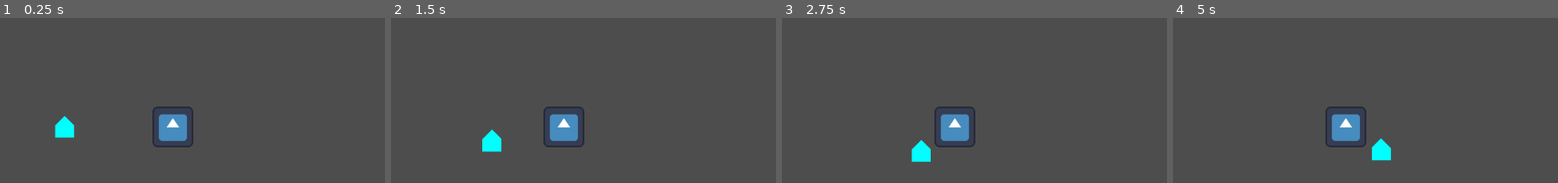
Above: before the commit, frames 1-4 (left to right).
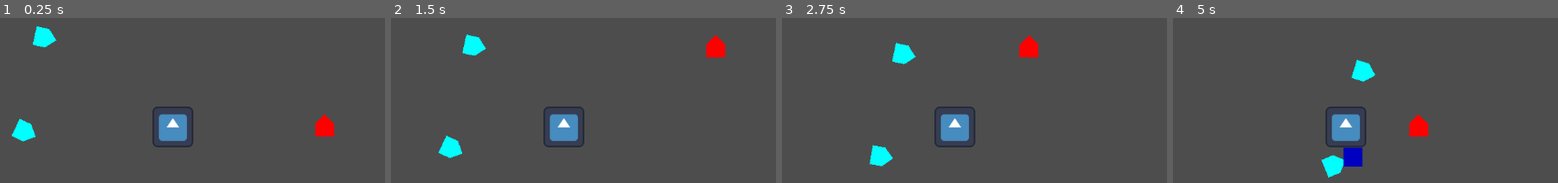
Above: after the commit, the same moments.

Repository: maurice-borys/BathGameJam2025
Game: Godot game, scene res://Jericho Area No Touchy/Playground.tscn
Two runs of this game, one before a commit and one after it. Both use one fixed random seed, a clock stepped at 60 frames per second and the inputs below. After the commit the project has no main scene; this scene is started directly in both runs. The engine's default icon, where the game draws it, is replaced by a stand-in: a white triangle on a blue panel in a dark square.
Inputs (mouse positions are in pixels of both pictures, inside the frame that each line leads up to):
- Up to frame 1 (0.25 s): no input
- Up to frame 2 (1.5 s): move the mouse to (outside the picture) at 0.52 s; hold W 0.53-1.25 s; right-click (outside the picture) at 0.6 s; click (outside the picture) at 0.67 s; drag from (outside the picture) to (outside the picture) at 1.27 s
- Up to frame 3 (2.75 s): move the mouse to (outside the picture) at 2.02 s; hold A from 2.03 s (still down); right-click (outside the picture) at 2.1 s; click (outside the picture) at 2.17 s
- Up to frame 4 (5 s): release A at 2.75 s; drag from (1380, 126) to (outside the picture) at 2.77 s; move the mouse to (1238, 24) at 3.52 s; hold S 3.53-4.25 s; hold Ctrl 3.53-4.25 s; click (1238, 24) at 3.67 s; right-click (1238, 24) at 3.8 s; drag from (1507, 107) to (1238, 24) at 4.27 s

The runs differ from the first frame. In frame 1, 2.2% of the frame differs, in the area x 2-87%, y 4-76%; in frame 2, 2.2%; in frame 3, 2.2%; in frame 4, 2.7%, in the area x 38-67%, y 25-97%.

Commit message:
Changes

Diff:
--- a/jamjourney/GlobalModules/health_module.gd
+++ b/jamjourney/GlobalModules/health_module.gd
@@ -1,4 +1,5 @@
 extends Node2D
+class_name Health
 
 @export var maxHealth : float
 
--- /dev/null
+++ b/jamjourney/Jericho Area No Touchy/HeroAttack.tscn
@@ -0,0 +1,6 @@
+[gd_scene load_steps=2 format=3 uid="uid://bkanptabd703b"]
+
+[ext_resource type="Script" uid="uid://dbln55bsc1rcd" path="res://Jericho Area No Touchy/Scripts/heroAttack.gd" id="1_p2h3d"]
+
+[node name="HeroAttack" type="Node2D"]
+script = ExtResource("1_p2h3d")
--- /dev/null
+++ b/jamjourney/Jericho Area No Touchy/PiercingSpell.tscn
@@ -0,0 +1,21 @@
+[gd_scene load_steps=3 format=3 uid="uid://bptot8lfc04y2"]
+
+[ext_resource type="Script" uid="uid://dxyvnyaydkmef" path="res://Jericho Area No Touchy/Scripts/PiercingSpell.gd" id="1_6bbt5"]
+
+[sub_resource type="RectangleShape2D" id="RectangleShape2D_4xjm6"]
+size = Vector2(6, 6)
+
+[node name="PiercingSpell" type="Area2D"]
+collision_mask = 2
+script = ExtResource("1_6bbt5")
+
+[node name="Polygon2D" type="Polygon2D" parent="."]
+scale = Vector2(3, 3)
+color = Color(2.4065375e-06, 0, 0.75384223, 1)
+polygon = PackedVector2Array(-1, -1, 1, -1, 1, 1, -1, 1)
+
+[node name="CollisionShape2D" type="CollisionShape2D" parent="."]
+shape = SubResource("RectangleShape2D_4xjm6")
+
+[node name="Timer" type="Timer" parent="."]
+one_shot = true
--- a/jamjourney/Jericho Area No Touchy/Playground.tscn
+++ b/jamjourney/Jericho Area No Touchy/Playground.tscn
@@ -1,10 +1,9 @@
-[gd_scene load_steps=6 format=3 uid="uid://cy62273hng4qf"]
+[gd_scene load_steps=9 format=3 uid="uid://cy62273hng4qf"]
 
-[ext_resource type="Script" uid="uid://bbhhejwo3j7ed" path="res://Jericho Area No Touchy/Scripts/character_body_2d.gd" id="1_j8atl"]
+[ext_resource type="PackedScene" uid="uid://14q8x5lk82hm" path="res://Jericho Area No Touchy/fighter.tscn" id="1_rjgpw"]
 [ext_resource type="Texture2D" uid="uid://bvxbe0wqihhwo" path="res://Sprites/icon.svg" id="2_gbv5x"]
-
-[sub_resource type="CircleShape2D" id="CircleShape2D_gbv5x"]
-radius = 3.0
+[ext_resource type="PackedScene" uid="uid://dixjgii5h8mg6" path="res://Jericho Area No Touchy/mage.tscn" id="2_rjgpw"]
+[ext_resource type="PackedScene" uid="uid://udq0r6fp3mgm" path="res://GlobalModules/HealthModule.tscn" id="3_wnsvo"]
 
 [sub_resource type="NavigationPolygon" id="NavigationPolygon_gbv5x"]
 vertices = PackedVector2Array(16, 16, 96.89844, 50.9375, -96.82031, 50.039063, -16, 16, 86.97656, -45, 16, -16, -95.171875, -45, -16, -16)
@@ -14,22 +13,44 @@
 [sub_resource type="RectangleShape2D" id="RectangleShape2D_wnsvo"]
 size = Vector2(12, 12)
 
+[sub_resource type="GDScript" id="GDScript_od5hr"]
+script/source = "extends CharacterBody2D
+
+@onready var healthModule : Health = $HealthModule
+
+@export var maxHealth = 100
+@export var speed = 35
+
+func _ready() -> void:
+	healthModule.maxHealth = maxHealth
+	healthModule.health = maxHealth
+	healthModule.healthChanged.connect(healthChanged)
+
+func _physics_process(delta: float) -> void:
+	var hori = 0
+	var vert = 0
+
+	if Input.is_key_pressed(KEY_W):
+		vert = -1
+	elif Input.is_key_pressed(KEY_S):
+		vert = 1
+
+	if Input.is_key_pressed(KEY_A):
+		hori = -1
+	elif Input.is_key_pressed(KEY_D):
+		hori = 1
+
+	velocity = Vector2(hori,vert).normalized() * speed
+	move_and_slide()
+
+func healthChanged(old, new):
+	print(\"Health changed to \" + str(new))
+"
+
+[sub_resource type="CircleShape2D" id="CircleShape2D_4xjm6"]
+radius = 3.0
+
 [node name="Node2D" type="Node2D"]
-
-[node name="CharacterBody2D" type="CharacterBody2D" parent="."]
-position = Vector2(-36, 0)
-script = ExtResource("1_j8atl")
-
-[node name="Polygon2D" type="Polygon2D" parent="CharacterBody2D"]
-color = Color(0, 1, 1, 1)
-polygon = PackedVector2Array(-2, 2, 3, 2, 3, -2, 0, -5, -3, -2, -3, 2)
-
-[node name="CollisionShape2D" type="CollisionShape2D" parent="CharacterBody2D"]
-position = Vector2(0, -1)
-shape = SubResource("CircleShape2D_gbv5x")
-
-[node name="NavigationAgent2D" type="NavigationAgent2D" parent="CharacterBody2D"]
-radius = 5.0
 
 [node name="Camera2D" type="Camera2D" parent="."]
 zoom = Vector2(5, 5)
@@ -45,3 +66,32 @@
 [node name="Sprite2D" type="Sprite2D" parent="NavigationRegion2D/StaticBody2D"]
 scale = Vector2(0.1, 0.1)
 texture = ExtResource("2_gbv5x")
+
+[node name="testTarget" type="Node2D" parent="."]
+position = Vector2(63, 0)
+
+[node name="Mage" parent="." node_paths=PackedStringArray("target", "testEnemy") instance=ExtResource("2_rjgpw")]
+position = Vector2(-50, 0)
+target = NodePath("../testTarget")
+testEnemy = NodePath("../TestEnemy")
+
+[node name="TestEnemy" type="CharacterBody2D" parent="."]
+position = Vector2(48, 1)
+collision_layer = 2
+script = SubResource("GDScript_od5hr")
+
+[node name="Polygon2D" type="Polygon2D" parent="TestEnemy"]
+color = Color(1, 0, 0, 1)
+polygon = PackedVector2Array(-2, 2, 3, 2, 3, -2, 0, -5, -3, -2, -3, 2)
+
+[node name="CollisionShape2D" type="CollisionShape2D" parent="TestEnemy"]
+position = Vector2(0, -1)
+shape = SubResource("CircleShape2D_4xjm6")
+
+[node name="HealthModule" parent="TestEnemy" instance=ExtResource("3_wnsvo")]
+
+[node name="Fighter" parent="." node_paths=PackedStringArray("target", "testEnemy") instance=ExtResource("1_rjgpw")]
+position = Vector2(-44, -29)
+target = NodePath("../testTarget")
+testEnemy = NodePath("../TestEnemy")
+range = 15.0
--- /dev/null
+++ b/jamjourney/Jericho Area No Touchy/Scripts/PiercingSpell.gd
@@ -0,0 +1,27 @@
+extends Area2D
+class_name PiercingSpell
+
+@onready var timer = $Timer
+
+var direction
+
+@export var speed = 30
+@export var lifeSpan = 2
+@export var damage = 25
+
+# Called when the node enters the scene tree for the first time.
+func _ready() -> void:
+	self.body_entered.connect(entered)
+
+	timer.wait_time = lifeSpan
+	timer.start()
+	timer.timeout.connect(limitDepleted)
+
+func _process(delta: float) -> void:
+	position += direction * speed * delta
+
+func entered(body : Node2D) -> void:
+	Health.findHealthModule(body).dealDamage(damage)
+
+func limitDepleted() -> void:
+	queue_free()
--- /dev/null
+++ b/jamjourney/Jericho Area No Touchy/Scripts/attackModuleHero.gd
@@ -0,0 +1,6 @@
+extends Node2D
+
+@export var damage = 10
+
+func attack(moveType : String):
+	print("Attack")
--- /dev/null
+++ b/jamjourney/Jericho Area No Touchy/Scripts/fighterController.gd
@@ -0,0 +1,102 @@
+extends CharacterBody2D
+
+@export var target : Node2D
+var closestEnemy : Node2D
+var inRange : Array[Health]
+var inRangeSpecial : Array[Health]
+
+@onready var agent : NavigationAgent2D = $NavigationAgent2D
+@onready var sprite : Node2D = $Polygon2D
+@onready var basicTimer : Timer = $BasicCoolDown
+@onready var specialTimer : Timer = $SpecialCoolDown
+@onready var areaRange : Area2D = $BasicRange
+@onready var areaRangeSpecial : Area2D = $SpecialRange
+@onready var healthModule : Health = $HealthModule
+
+@export var testEnemy : Node2D
+@export var maxHealth = 1000
+@export var speed : float = 10
+@export var range : float = 10
+@export var basicCoolDown : float = 1
+@export var specialCoolDown : float = 3
+@export var damage : float = 10
+@export var damageSpecial : float = 30
+
+func _ready() -> void:
+	areaRange.body_entered.connect(enteredRange)
+	areaRange.body_exited.connect(exitedRange)
+
+	areaRangeSpecial.body_entered.connect(enteredRangeSpecial)
+	areaRangeSpecial.body_exited.connect(exitedRangeSpecial)
+
+	basicTimer.wait_time = basicCoolDown
+	specialTimer.wait_time = specialCoolDown
+
+	healthModule.maxHealth = maxHealth
+	healthModule.health = maxHealth
+	healthModule.healthChanged.connect(healthChanged)
+
+	setClosestEnemy(testEnemy)
+
+func _physics_process(delta: float) -> void:
+	agent.target_position = target.global_position
+
+	if not is_instance_valid(closestEnemy):
+		closestEnemy = null
+
+	if global_position.distance_to(closestEnemy.global_position) < range && closestEnemy != null:
+		rotation = (global_position.direction_to(closestEnemy.position).angle() + PI/2)
+		attack()
+	elif global_position.distance_to(target.global_position) > range:
+		move()
+	else:
+		attack()
+
+func move() -> void:
+	var pathPos = agent.get_next_path_position()
+	var newVelocity = Vector2 (global_position.direction_to(pathPos) * speed)
+	velocity = newVelocity
+	rotation = newVelocity.angle() + PI/2
+
+	move_and_slide()
+
+func attack() -> void:
+	if specialTimer.time_left == 0:
+		specialAttack()
+		specialTimer.start()
+		basicTimer.start()
+	elif basicTimer.time_left == 0:
+		basicAttack()
+		basicTimer.start()
+
+func basicAttack():
+	for body in inRange:
+		body.dealDamage(damage)
+
+func specialAttack():
+	for body in inRangeSpecial:
+		body.dealDamage(damageSpecial)
+
+func enteredRange(body : Node2D):
+	inRange.append(Health.findHealthModule(body))
+
+func exitedRange(body : Node2D):
+	inRange.erase(Health.findHealthModule(body))
+
+func enteredRangeSpecial(body : Node2D):
+	inRangeSpecial.append(Health.findHealthModule(body))
+
+func exitedRangeSpecial(body : Node2D):
+	inRangeSpecial.erase(Health.findHealthModule(body))
+
+func setClosestEnemy(enemy : Node2D) -> void:
+	if closestEnemy == null:
+		closestEnemy = enemy
+		return
+
+	if global_position.distance_to(enemy.global_position) < global_position.distance_to(closestEnemy.global_position):
+		closestEnemy = enemy
+
+func healthChanged(old : float, new : float) -> void:
+	if new <= 0:
+		queue_free()
--- /dev/null
+++ b/jamjourney/Jericho Area No Touchy/Scripts/heroAttack.gd
@@ -0,0 +1,4 @@
+extends Node2D
+
+func atack() -> void:
+	pass
--- /dev/null
+++ b/jamjourney/Jericho Area No Touchy/Scripts/heroController.gd
@@ -0,0 +1,60 @@
+extends CharacterBody2D
+
+var target : Vector2 = Vector2 (40, 0)
+var closestEnemy : Node2D
+
+@onready var agent : NavigationAgent2D = $NavigationAgent2D
+@onready var sprite : Node2D = $Polygon2D
+@onready var basicTimer : Timer = $BasicCoolDown
+@onready var specialTimer : Timer = $SpecialCoolDown
+
+@export var testEnemy : Node2D
+@export var speed : float = 10
+@export var range : float = 0.5
+@export var basicCoolDown : float = 1
+@export var specialCoolDown : float = 3
+@export var damage : float = 10
+func _ready() -> void:
+	agent.target_position = target
+
+	basicTimer.wait_time = basicCoolDown
+	specialTimer.wait_time = specialCoolDown
+
+	setClosestEnemy(testEnemy)
+
+func _physics_process(delta: float) -> void:
+	if not is_instance_valid(closestEnemy):
+		closestEnemy = null
+
+	if global_position.distance_to(closestEnemy.global_position) < range && closestEnemy != null:
+		sprite.rotation = (global_position.direction_to(closestEnemy.position).angle() + PI/2)
+		attack()
+	elif global_position.distance_to(target) > range:
+		move()
+	else:
+		attack()
+
+func move() -> void:
+	var pathPos = agent.get_next_path_position()
+	var newVelocity = Vector2 (global_position.direction_to(pathPos) * speed)
+	velocity = newVelocity
+	sprite.rotation = newVelocity.angle()
+	move_and_slide()
+
+func attack() -> void:
+	if specialTimer.time_left == 0:
+		#Basic attacks and special attacks
+		print("Special Attack")
+		specialTimer.start()
+		basicTimer.start()
+	elif basicTimer.time_left == 0:
+		print("Basic Attack")
+		basicTimer.start()
+
+func setClosestEnemy(enemy : Node2D) -> void:
+	if closestEnemy == null:
+		closestEnemy = enemy
+		return
+
+	if global_position.distance_to(enemy.global_position) < global_position.distance_to(closestEnemy.global_position):
+		closestEnemy = enemy
--- /dev/null
+++ b/jamjourney/Jericho Area No Touchy/Scripts/mageBulletHoming.gd
@@ -0,0 +1,19 @@
+extends Node2D
+class_name HomingSpell
+
+@export var damage : float = 10
+@export var speed : float = 30
+@export var rotationSpeed : float = 0.25
+@export var minDistance : float = 10
+
+var target : Node2D
+var direction : Vector2 = Vector2.RIGHT
+
+func _process(delta: float) -> void:
+	direction = lerp(direction, global_position.direction_to(target.global_position), rotationSpeed * delta)
+	position += direction * speed * delta
+
+	if global_position.distance_to(target.global_position) < minDistance:
+		var healthMoule : Health = Health.findHealthModule(target)
+		healthMoule.dealDamage(damage)
+		queue_free()
--- /dev/null
+++ b/jamjourney/Jericho Area No Touchy/Scripts/mageController.gd
@@ -0,0 +1,90 @@
+extends CharacterBody2D
+
+@export var target : Node2D
+var closestEnemy : Node2D
+
+@onready var agent : NavigationAgent2D = $NavigationAgent2D
+@onready var sprite : Node2D = $Polygon2D
+@onready var basicTimer : Timer = $BasicCoolDown
+@onready var specialTimer : Timer = $SpecialCoolDown
+@onready var healthModule : Health = $HealthModule
+
+var homingSpellScene : PackedScene = preload("res://Jericho Area No Touchy/mageBulletHoming.tscn")
+var piercingSpellScene : PackedScene = preload("res://Jericho Area No Touchy/PiercingSpell.tscn")
+
+@export var testEnemy : Node2D
+@export var maxHealth : float = 1000
+@export var speed : float = 10
+@export var range : float = 40
+@export var basicCoolDown : float = 1
+@export var specialCoolDown : float = 3
+@export var damage : float = 10
+
+func _ready() -> void:
+	agent.target_position = target.global_position
+
+	basicTimer.wait_time = basicCoolDown
+	specialTimer.wait_time = specialCoolDown
+
+	healthModule.maxHealth = maxHealth
+	healthModule.health = maxHealth
+	healthModule.healthChanged.connect(healthChanged)
+
+	setClosestEnemy(testEnemy)
+
+func _physics_process(delta: float) -> void:
+	if not is_instance_valid(closestEnemy):
+		closestEnemy = null
+
+	if global_position.distance_to(closestEnemy.global_position) < range && closestEnemy != null:
+		rotation = (global_position.direction_to(closestEnemy.position).angle() + PI/2)
+		attack(closestEnemy)
+	elif global_position.distance_to(target.global_position) > range:
+		move()
+	else:
+		attack(target)
+
+func move() -> void:
+	var pathPos = agent.get_next_path_position()
+	var newVelocity = Vector2 (global_position.direction_to(pathPos) * speed)
+	velocity = newVelocity
+	rotation = newVelocity.angle() + PI/2
+	move_and_slide()
+
+func attack(targ : Node2D) -> void:
+	if specialTimer.time_left == 0:
+		specialAttack()
+		specialTimer.start()
+		basicTimer.start()
+	elif basicTimer.time_left == 0:
+		basicAtack(targ)
+		basicTimer.start()
+
+func basicAtack(targ : Node2D):
+	var spell : HomingSpell = homingSpellScene.instantiate()
+	spell.global_position = global_position
+	spell.direction = Vector2.RIGHT.rotated(rotation - PI/2)
+	spell.target = targ
+	spell.damage = damage
+
+	get_tree().current_scene.add_child(spell)
+
+func specialAttack():
+	var spell : PiercingSpell = piercingSpellScene.instantiate()
+	spell.global_position = global_position
+	spell.direction = Vector2.RIGHT.rotated(rotation - PI/2)
+	spell.damage = damage
+
+	get_tree().current_scene.add_child(spell)
+
+func setClosestEnemy(enemy : Node2D) -> void:
+	if closestEnemy == null:
+		closestEnemy = enemy
+		return
+
+	if global_position.distance_to(enemy.global_position) < global_position.distance_to(closestEnemy.global_position):
+		closestEnemy = enemy
+
+func healthChanged(old, new):
+	if new <= 0:
+		queue_free()
--- /dev/null
+++ b/jamjourney/Jericho Area No Touchy/fighter.tscn
@@ -0,0 +1,48 @@
+[gd_scene load_steps=6 format=3 uid="uid://14q8x5lk82hm"]
+
+[ext_resource type="Script" path="res://Jericho Area No Touchy/Scripts/fighterController.gd" id="1_hnd4r"]
+[ext_resource type="PackedScene" uid="uid://udq0r6fp3mgm" path="res://GlobalModules/HealthModule.tscn" id="2_p30ql"]
+
+[sub_resource type="CircleShape2D" id="CircleShape2D_gbv5x"]
+radius = 3.0
+
+[sub_resource type="RectangleShape2D" id="RectangleShape2D_hnd4r"]
+size = Vector2(6, 11)
+
+[sub_resource type="CircleShape2D" id="CircleShape2D_hnd4r"]
+radius = 23.086792
+
+[node name="Fighter" type="CharacterBody2D"]
+script = ExtResource("1_hnd4r")
+
+[node name="Polygon2D" type="Polygon2D" parent="."]
+color = Color(0, 1, 1, 1)
+polygon = PackedVector2Array(-2, 2, 3, 2, 3, -2, 0, -5, -3, -2, -3, 2)
+
+[node name="CollisionShape2D" type="CollisionShape2D" parent="."]
+position = Vector2(0, -1)
+shape = SubResource("CircleShape2D_gbv5x")
+
+[node name="NavigationAgent2D" type="NavigationAgent2D" parent="."]
+radius = 5.0
+
+[node name="BasicCoolDown" type="Timer" parent="."]
+one_shot = true
+
+[node name="SpecialCoolDown" type="Timer" parent="."]
+one_shot = true
+
+[node name="BasicRange" type="Area2D" parent="."]
+collision_mask = 10
+
+[node name="CollisionShape2D" type="CollisionShape2D" parent="BasicRange"]
+position = Vector2(0, -5.5)
+shape = SubResource("RectangleShape2D_hnd4r")
+
+[node name="SpecialRange" type="Area2D" parent="."]
+collision_mask = 10
+
+[node name="CollisionShape2D" type="CollisionShape2D" parent="SpecialRange"]
+shape = SubResource("CircleShape2D_hnd4r")
+
+[node name="HealthModule" parent="." instance=ExtResource("2_p30ql")]
--- /dev/null
+++ b/jamjourney/Jericho Area No Touchy/mage.tscn
@@ -0,0 +1,32 @@
+[gd_scene load_steps=4 format=3 uid="uid://dixjgii5h8mg6"]
+
+[ext_resource type="Script" uid="uid://toc8c1jxav84" path="res://Jericho Area No Touchy/Scripts/mageController.gd" id="1_6845g"]
+[ext_resource type="PackedScene" uid="uid://udq0r6fp3mgm" path="res://GlobalModules/HealthModule.tscn" id="2_wv4do"]
+
+[sub_resource type="CircleShape2D" id="CircleShape2D_4xjm6"]
+radius = 3.0
+
+[node name="Mage" type="CharacterBody2D" node_paths=PackedStringArray("target", "testEnemy")]
+script = ExtResource("1_6845g")
+target = NodePath("")
+testEnemy = NodePath("")
+range = 30.0
+
+[node name="Polygon2D" type="Polygon2D" parent="."]
+color = Color(0, 1, 1, 1)
+polygon = PackedVector2Array(-2, 2, 3, 2, 3, -2, 0, -5, -3, -2, -3, 2)
+
+[node name="CollisionShape2D" type="CollisionShape2D" parent="."]
+position = Vector2(0, -1)
+shape = SubResource("CircleShape2D_4xjm6")
+
+[node name="NavigationAgent2D" type="NavigationAgent2D" parent="."]
+radius = 5.0
+
+[node name="BasicCoolDown" type="Timer" parent="."]
+one_shot = true
+
+[node name="SpecialCoolDown" type="Timer" parent="."]
+one_shot = true
+
+[node name="HealthModule" parent="." instance=ExtResource("2_wv4do")]
--- /dev/null
+++ b/jamjourney/Jericho Area No Touchy/mageBulletHoming.tscn
@@ -0,0 +1,12 @@
+[gd_scene load_steps=2 format=3 uid="uid://ds67rcg4tofcn"]
+
+[ext_resource type="Script" uid="uid://bxeylfogu7ch4" path="res://Jericho Area No Touchy/Scripts/mageBulletHoming.gd" id="1_4mscr"]
+
+[node name="MageBulletHoming" type="Node2D"]
+script = ExtResource("1_4mscr")
+rotationSpeed = 5.0
+minDistance = 3.0
+
+[node name="Polygon2D" type="Polygon2D" parent="."]
+color = Color(2.4065375e-06, 0, 0.75384223, 1)
+polygon = PackedVector2Array(-1, -1, 1, -1, 1, 1, -1, 1)
--- a/jamjourney/project.godot
+++ b/jamjourney/project.godot
@@ -11,20 +11,14 @@
 [application]
 
 config/name="JamJourney"
-run/main_scene="res://Will/test_scene.tscn"
 config/features=PackedStringArray("4.5", "Forward Plus")
-config/icon="res://Sprites/icon.svg"
+config/icon="res://icon.svg"
 
 [input]
 
 left_click={
 "deadzone": 0.2,
 "events": [Object(InputEventMouseButton,"resource_local_to_scene":false,"resource_name":"","device":-1,"window_id":0,"a …(253 unchanged characters)…
-]
-}
-right_click={
-"deadzone": 0.2,
-"events": [Object(InputEventMouseButton,"resource_local_to_scene":false,"resource_name":"","device":-1,"window_id":0,"alt_pressed":false,"shift_pressed":false,"ctrl_pressed":false,"meta_pressed":false,"button_mask":0,"position":Vector2(0, 0),"global_position":Vector2(0, 0),"factor":1.0,"button_index":2,"canceled":false,"pressed":false,"double_click":false,"script":null)
 ]
 }
 
Not shown, added: jamjourney/Jericho Area No Touchy/Scripts/PiercingSpell.gd.uid
Not shown, added: jamjourney/Jericho Area No Touchy/Scripts/attackModuleHero.gd.uid
Not shown, added: jamjourney/Jericho Area No Touchy/Scripts/fighterController.gd.uid
Not shown, added: jamjourney/Jericho Area No Touchy/Scripts/heroAttack.gd.uid
Not shown, added: jamjourney/Jericho Area No Touchy/Scripts/heroController.gd.uid
Not shown, added: jamjourney/Jericho Area No Touchy/Scripts/mageBulletHoming.gd.uid
Not shown, added: jamjourney/Jericho Area No Touchy/Scripts/mageController.gd.uid
